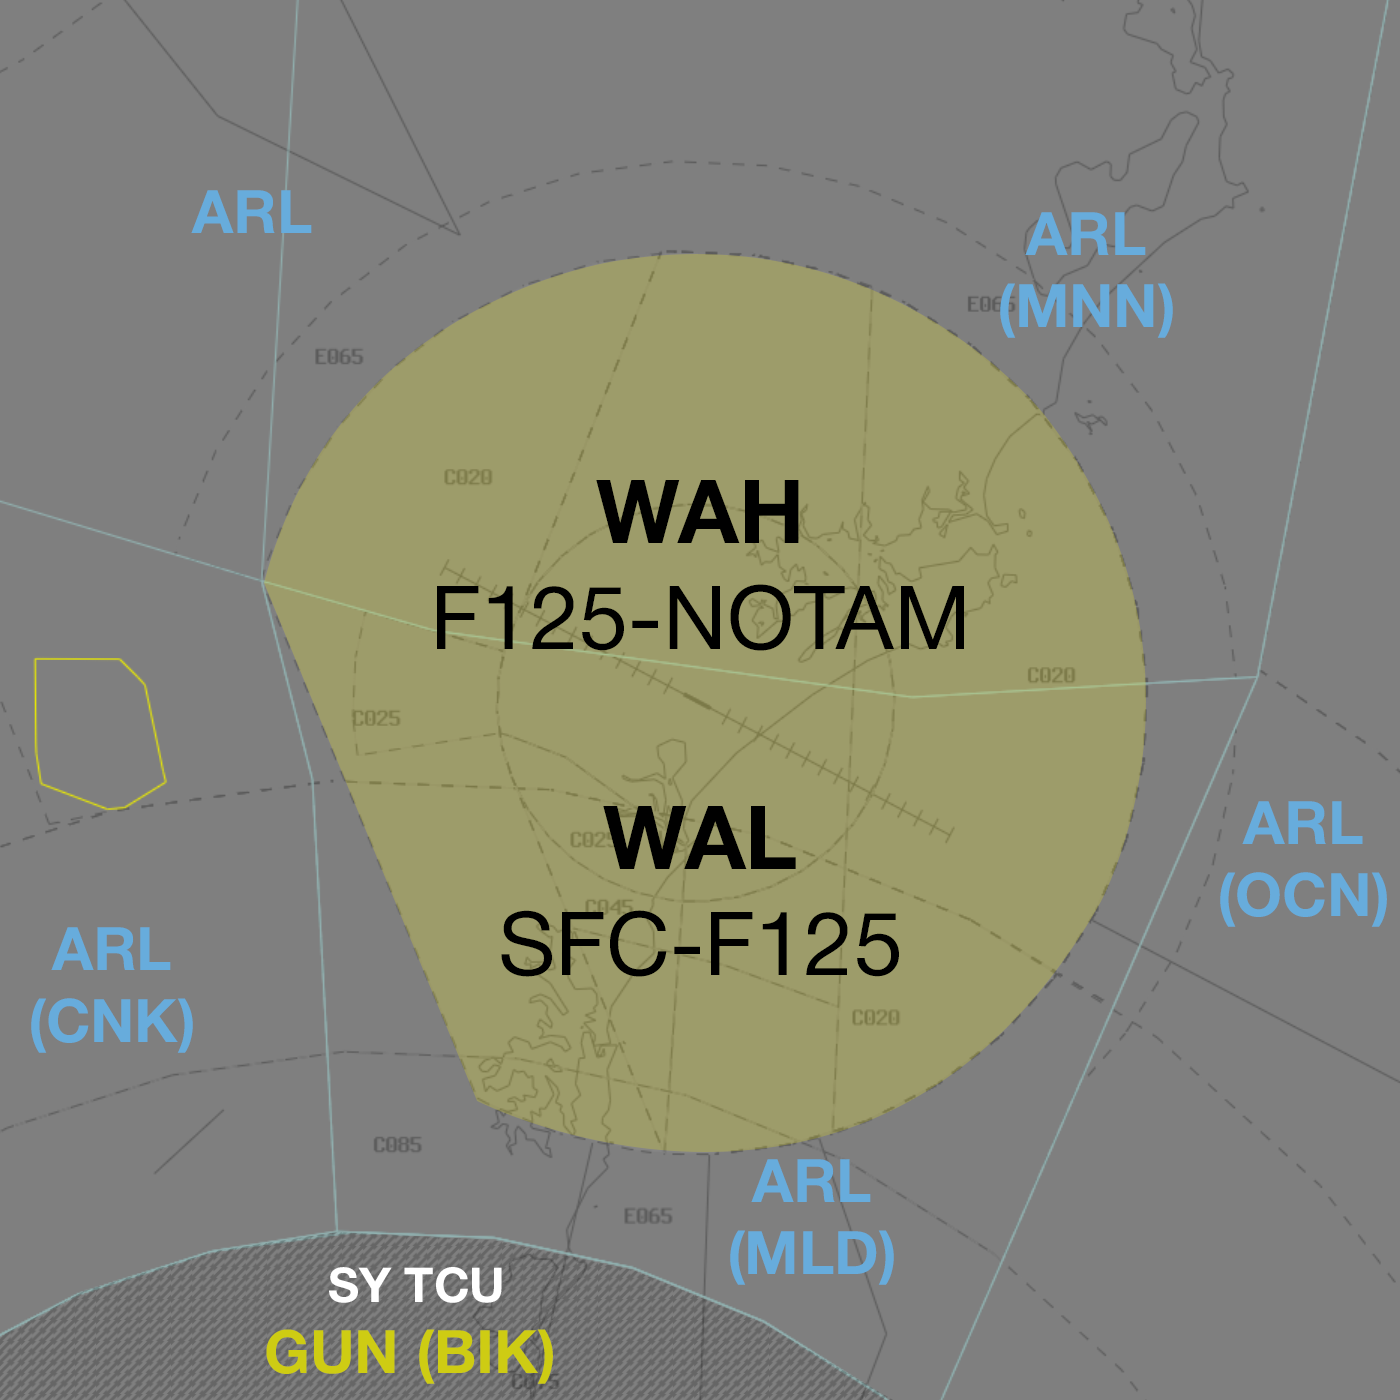
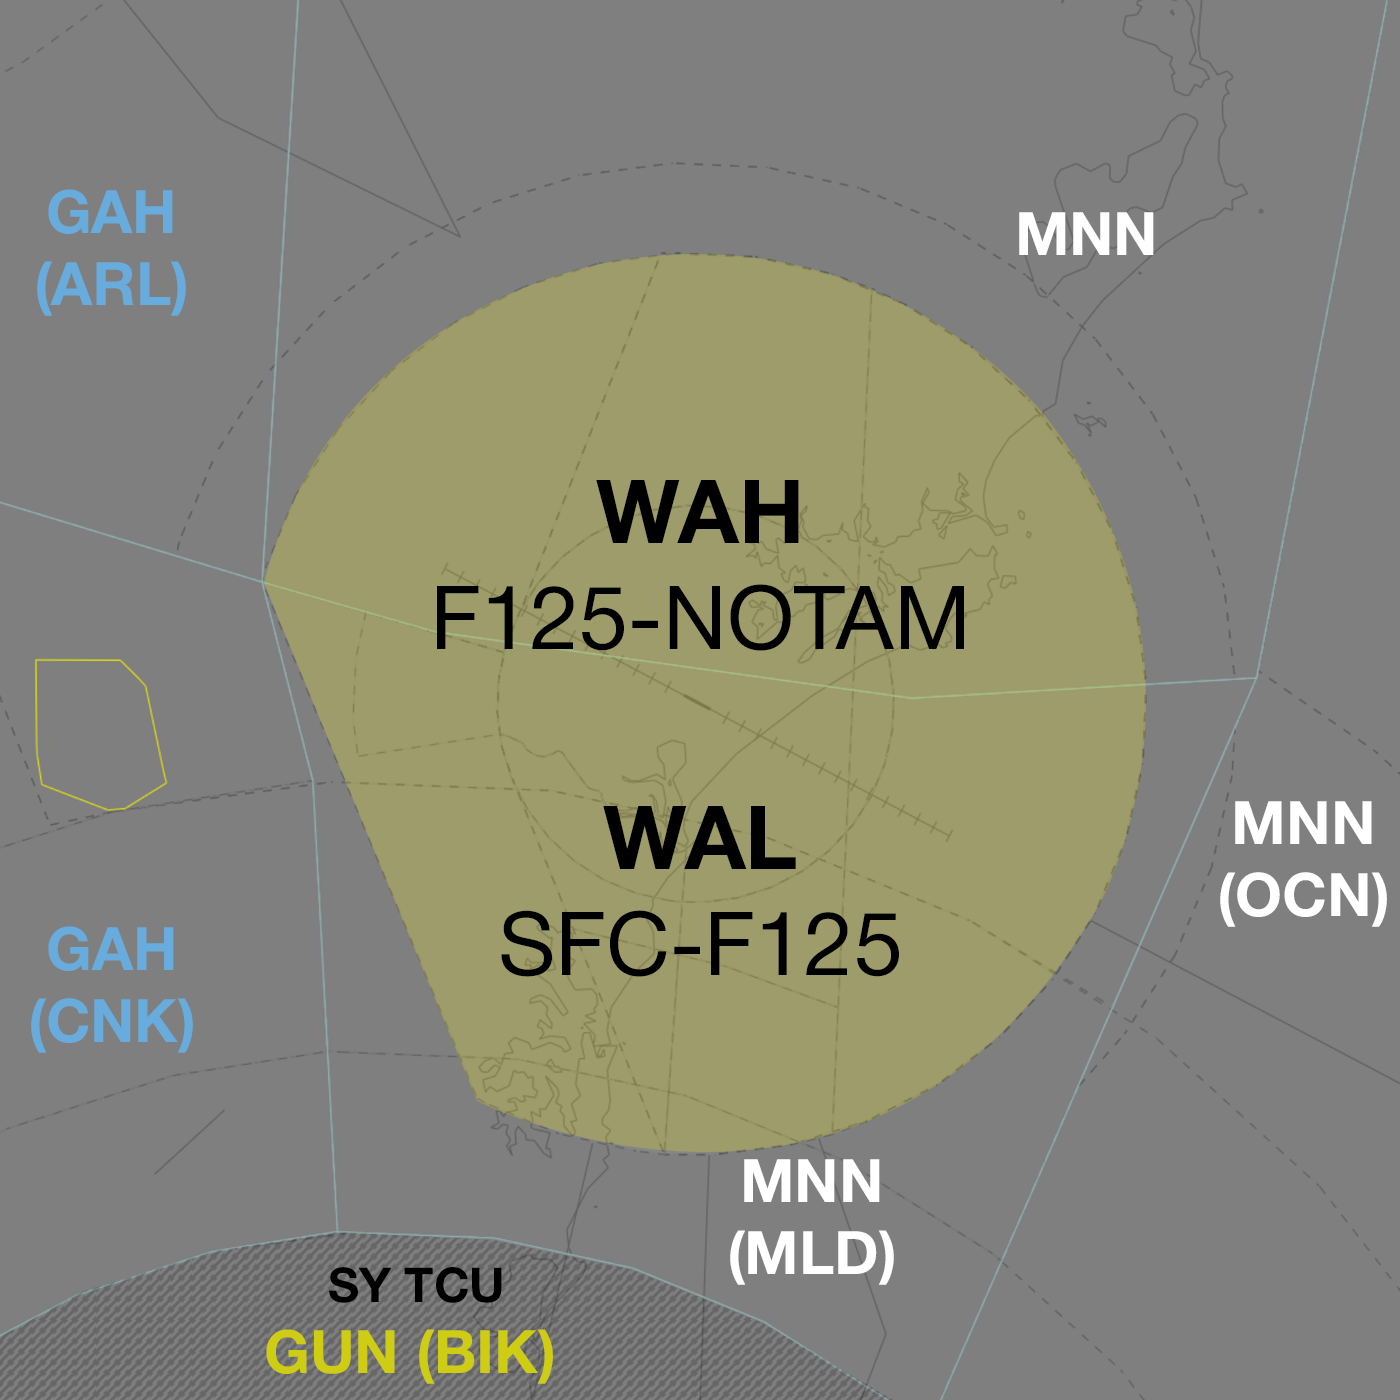
Comparing the layer stacks of the two 1400 x 1400 images. Changes:
painted on "SY TCU" over [329, 1267, 502, 1303]
painted on "Shape 3" over [0, 1232, 894, 1400]
renamed "ARL (CNK)" to "GAH (CNK)", painted on it over [48, 926, 174, 971]
renamed "ARL (MLD)" to "MNN (MLD)", painted on it over [730, 1159, 894, 1285]
renamed "ARL" to "GAH (ARL)", painted on it over [37, 189, 312, 316]
renamed "ARL (MNN)" to "MNN", painted on it over [1000, 212, 1173, 338]
renamed "ARL (OCN)" to "MNN (OCN)", painted on it over [1220, 801, 1387, 927]
added layer "Layer 2" above "Layer 1" over [0, 0, 1400, 1400]